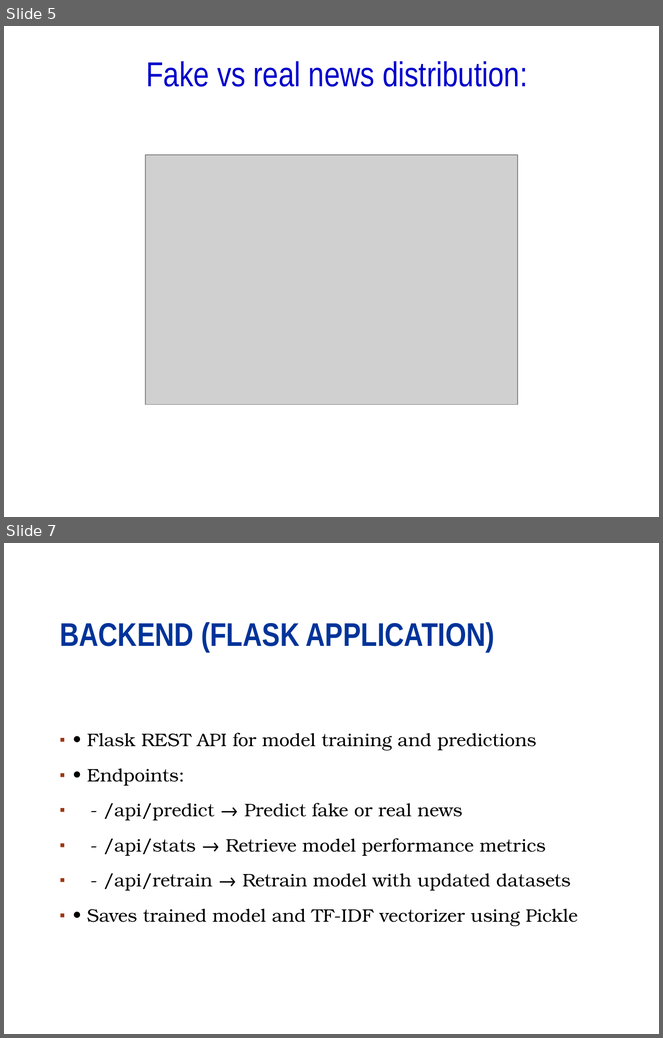
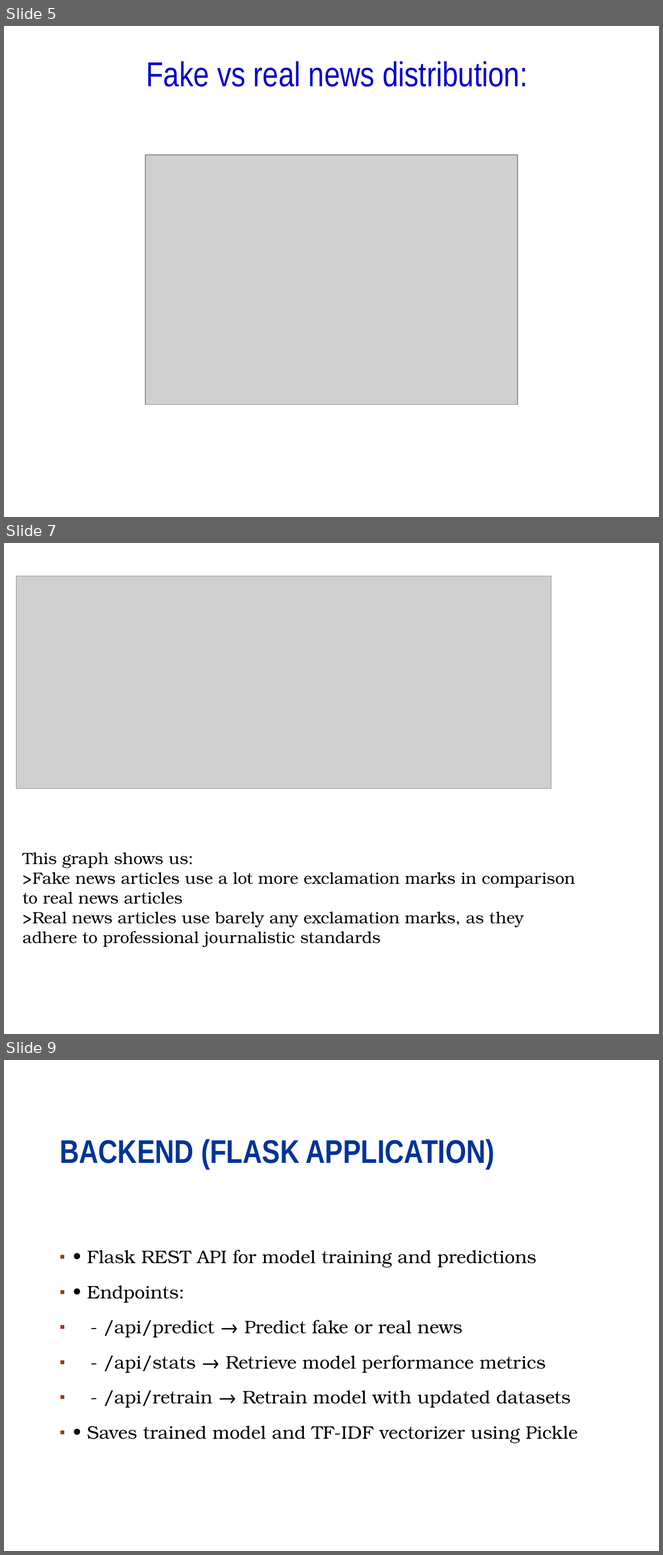
Before and after one commit to abhrojit1/Fake-news-detector-milestone-project, a slide deck: Fake news detection presentation.pptx. Shown one above the other, each under a label of ours: slides 5 and 7 before the commit, slides 5, 7 and 9 after it; the slides between them are not shown. The pictures are 663x1038 and 663x1555 pixels, drawn with LibreOffice and Linux fonts; fonts in the diff are those of the drawing; grey boxes stand for pictures; background and template pictures are left out. Boxes give left, top, right and bottom in pixels: in the first picture for what was removed or moved away, otherwise in the second. Text is boxed around its words. In the diff, an @@ line names an element or a change of style, - is before the commit and + after.

```diff
--- a/Fake news detection presentation.pptx
+++ b/Fake news detection presentation.pptx
@@ slide 7 added at [4, 543, 659, 1034], background #FFFFFF; not listed: 1 template element that a slide beside it also shows @@
@@ picture added at [16, 576, 551, 788] @@
@@ text added at [23, 852, 575, 947], 18 pt, text #000000 @@
+This graph shows us:
+>Fake news articles use a lot more exclamation marks in comparison to real news articles
+>Real news articles use barely any exclamation marks, as they adhere to professional journalistic standards
@@ what was slide 7 is now slide 9 @@
```
Also in this commit, not shown: 3 slides changed, 2 other slides added, 1 slide removed.
